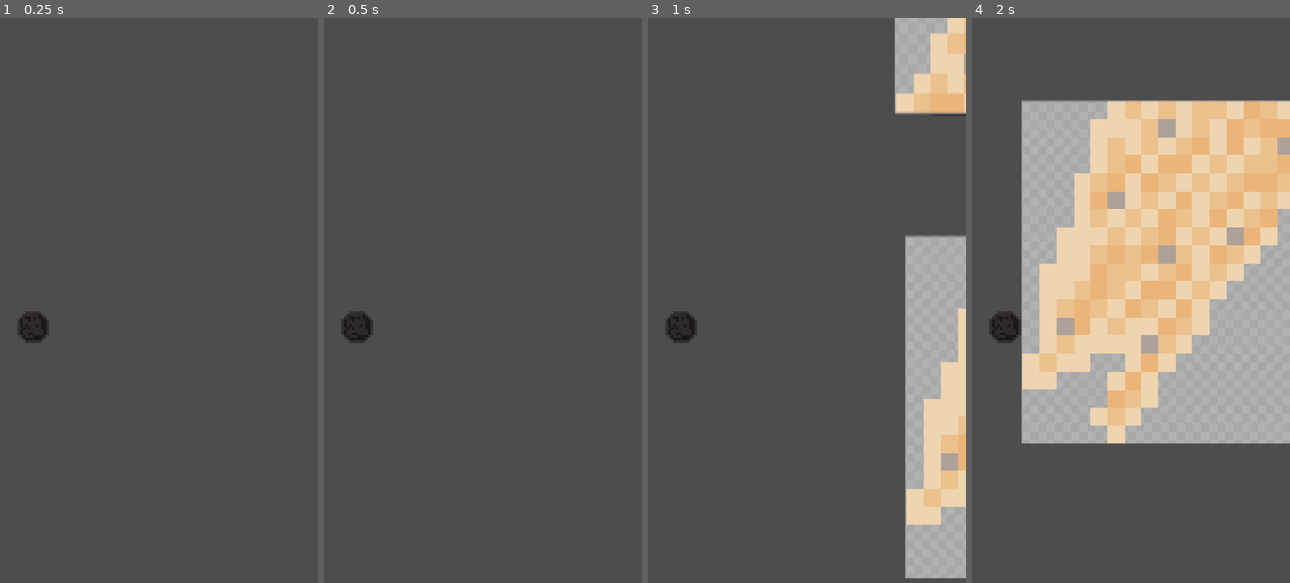
Above: before the commit, frames 1-4 (left to right).
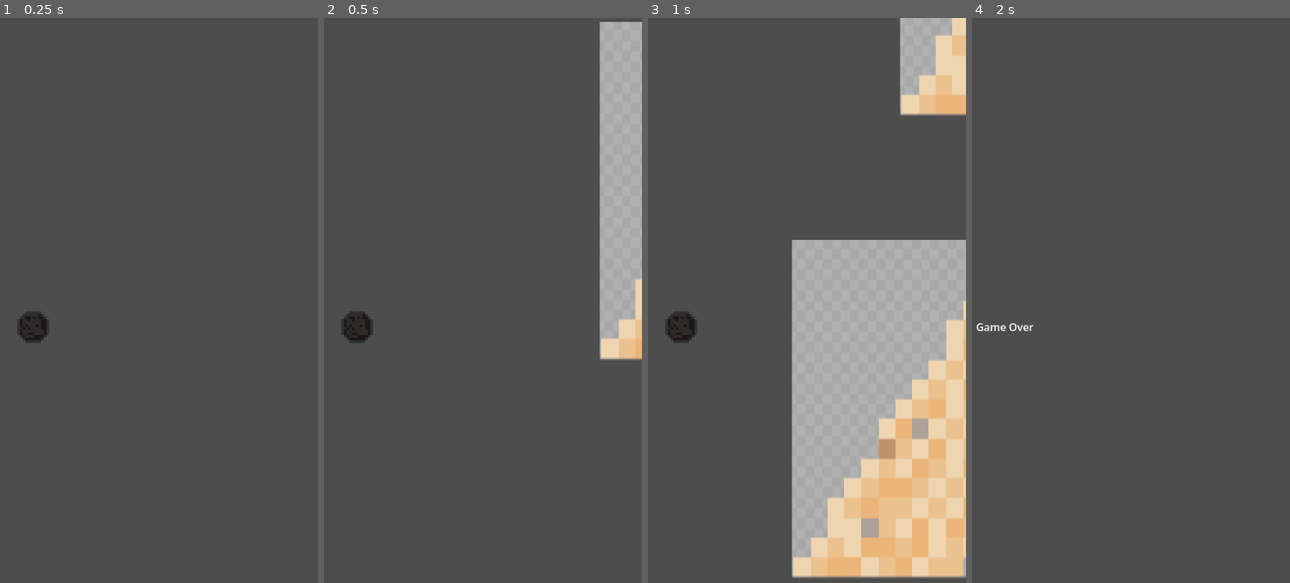
Above: after the commit, the same moments.

Repository: Demofritos/CannonBall
Game: Godot game, scene res://world.tscn
Same seed, same stepped clock (60 frames per second), same inputs: the game is played once before the commit and once after it. The engine's default icon, where the game draws it, is replaced by a stand-in: a white triangle on a blue panel in a dark square.
Inputs:
- Up to frame 1 (0.25 s): no input
- Up to frame 2 (0.5 s): no input
- Up to frame 3 (1 s): tap Enter (ui_accept) at 0.5, 0.77 s
- Up to frame 4 (2 s): tap Enter (ui_accept) at 1.52 s

Frame 1 is identical in both runs. In frame 2, 8.0% of the frame differs, in the area x 86-100%, y 0-61%; in frame 3, 28%; in frame 4, 52%, in the area x 1-100%, y 14-76%.

Commit message:
qwedrfghjkl.;/' ?;.gtfrsgbjml.;/

Diff:
--- a/ball.gd
+++ b/ball.gd
@@ -16,4 +16,10 @@
 	if Input.is_action_just_pressed("ui_accept"):
 		velocity.y = JUMP_VELOCITY
 
-	move_and_slide()
+	if move_and_slide():
+		var n = get_slide_collision_count()
+		for i in range(n):
+			var c = get_slide_collision(i)
+			if Spikey._is_spikey(c.get_collider()):
+				get_tree().change_scene_to_file("res://game_over.tscn")
+				break
--- /dev/null
+++ b/game_over.tscn
@@ -0,0 +1,21 @@
+[gd_scene format=3 uid="uid://00l5jc7ri33a"]
+
+[node name="Control" type="Control" unique_id=1307524116]
+layout_mode = 3
+anchors_preset = 15
+anchor_right = 1.0
+anchor_bottom = 1.0
+grow_horizontal = 2
+grow_vertical = 2
+
+[node name="CenterContainer" type="CenterContainer" parent="." unique_id=2134813030]
+layout_mode = 1
+anchors_preset = 15
+anchor_right = 1.0
+anchor_bottom = 1.0
+grow_horizontal = 2
+grow_vertical = 2
+
+[node name="Label" type="Label" parent="CenterContainer" unique_id=1511602834]
+layout_mode = 2
+text = "Game Over"
--- /dev/null
+++ b/spikey.gd
@@ -0,0 +1,4 @@
+class_name Spikey
+
+static func _is_spikey(a: Object) -> bool:
+	return bool(a.get("_spikey"))
--- a/static_body_2d.tscn
+++ b/static_body_2d.tscn
@@ -1,13 +1,17 @@
 [gd_scene format=3 uid="uid://cbb6u8lu02dql"]
 
-[ext_resource type="Texture2D" uid="uid://4q335xxs2p" path="res://icon.svg" id="1_yjt17"]
+[ext_resource type="Texture2D" uid="uid://dfvwu3eglayob" path="res://Screenshot_20260421_110350.png" id="1_yjt17"]
+[ext_resource type="Script" uid="uid://dk0cauiaf8lba" path="res://wood_spike.gd" id="1_ypqmy"]
 
 [sub_resource type="RectangleShape2D" id="RectangleShape2D_fj7yv"]
 size = Vector2(128, 128)
 
-[node name="StaticBody2D" type="StaticBody2D" unique_id=813673423]
+[node name="Spike" type="StaticBody2D" unique_id=813673423]
+script = ExtResource("1_ypqmy")
 
 [node name="Sprite2D" type="Sprite2D" parent="." unique_id=1665689812]
+position = Vector2(0.5, -3.8146973e-06)
+scale = Vector2(0.42156863, 0.49042144)
 texture = ExtResource("1_yjt17")
 
 [node name="CollisionShape2D" type="CollisionShape2D" parent="." unique_id=341117251]
--- /dev/null
+++ b/wood_spike.gd
@@ -0,0 +1,3 @@
+extends StaticBody2D
+
+@export var _spikey: bool = true
--- a/world.tscn
+++ b/world.tscn
@@ -2,8 +2,6 @@
 
 [ext_resource type="PackedScene" uid="uid://neafyrt5gjco" path="res://ball.tscn" id="2_fj7yv"]
 [ext_resource type="PackedScene" uid="uid://cbb6u8lu02dql" path="res://static_body_2d.tscn" id="2_tlwt5"]
-[ext_resource type="Texture2D" uid="uid://dyys8unn2xwe1" path="res://Screenshot_20260421_110424.png" id="3_aqk2v"]
-[ext_resource type="Texture2D" uid="uid://dfvwu3eglayob" path="res://Screenshot_20260421_110350.png" id="4_036b0"]
 
 [node name="World" type="Node2D" unique_id=1307264536]
 
@@ -11,20 +9,10 @@
 position = Vector2(452, -1)
 
 [node name="StaticBody2D" parent="." unique_id=813673423 instance=ExtResource("2_tlwt5")]
-position = Vector2(927, -21)
+position = Vector2(926, -21)
 
 [node name="StaticBody2D2" parent="." unique_id=589717040 instance=ExtResource("2_tlwt5")]
-position = Vector2(702, 72)
+position = Vector2(658, 74)
 
 [node name="StaticBody2D3" parent="." unique_id=1711800153 instance=ExtResource("2_tlwt5")]
 position = Vector2(699, -101)
-
-[node name="Screenshot20260421110424" type="Sprite2D" parent="." unique_id=148952464]
-position = Vector2(701.5, 73)
-scale = Vector2(0.38507447, 0.408805)
-texture = ExtResource("3_aqk2v")
-
-[node name="Screenshot20260421110350" type="Sprite2D" parent="." unique_id=949433507]
-position = Vector2(698.00006, -102.00003)
-scale = Vector2(0.42483655, 0.49425286)
-texture = ExtResource("4_036b0")
Not shown, added: spikey.gd.uid
Not shown, added: wood_spike.gd.uid
